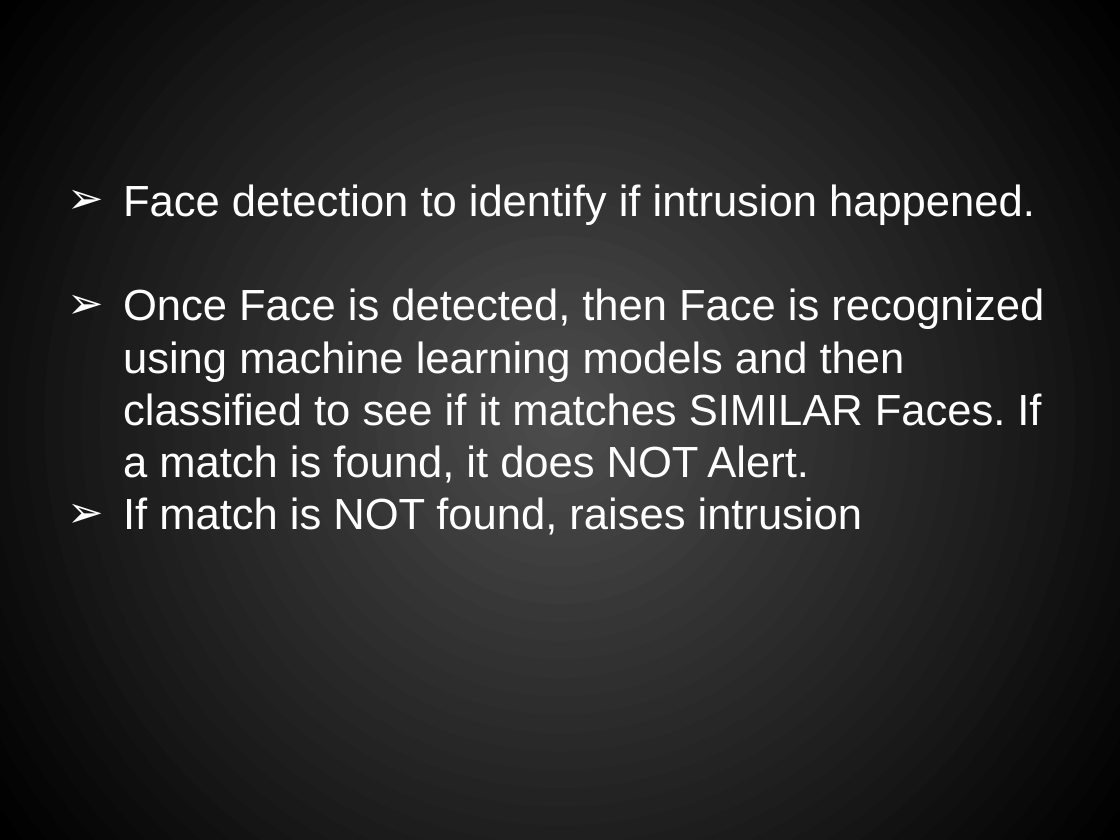
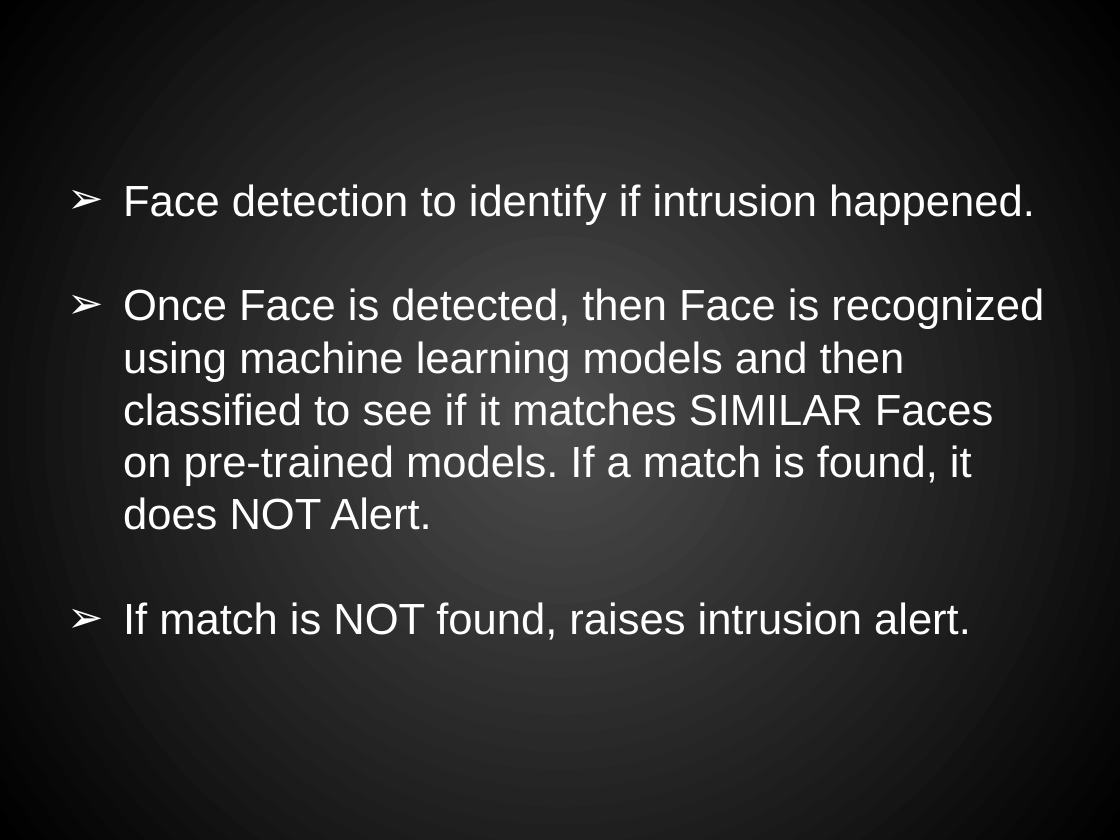
Before and after one commit to I-Stem/hack2020_Team6, a slide deck: slide 10 of Privacy_Eye.pptx (slide 9 before the commit). Drawn at 1120x840 pixels with LibreOffice and Linux fonts; fonts in the diff are those of the drawing. Boxes give left, top, right and bottom in pixels: in the first picture for what was removed or moved away, otherwise in the second. Text is boxed around its words. In the diff, an @@ line names an element or a change of style, - is before the commit and + after.

```diff
--- a/Privacy_Eye.pptx
+++ b/Privacy_Eye.pptx
@@ text at (123,288,1044,640): text changed @@
-➢ Once Face is detected, then Face is recognized using machine learning models and then classified to see if it matches SIMILAR Faces. If a match is found, it does NOT Alert.
-➢ If match is NOT found, raises intrusion
+➢ Once Face is detected, then Face is recognized using machine learning models and then classified to see if it matches SIMILAR Faces on pre-trained models. If a match is found, it does NOT Alert.
+➢ If match is NOT found, raises intrusion alert.
```
Also in this commit, not shown: 5 other slides changed, 3 slides added, 1 slide removed.
